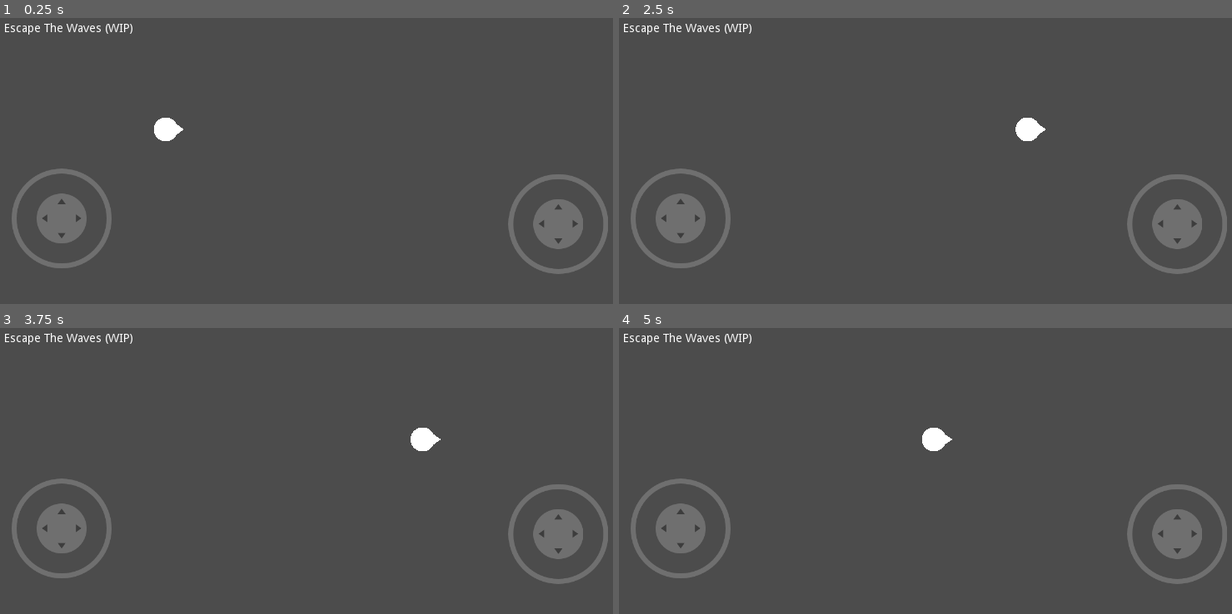
Above: before the commit, frames 1-4 (two rows, left to right).
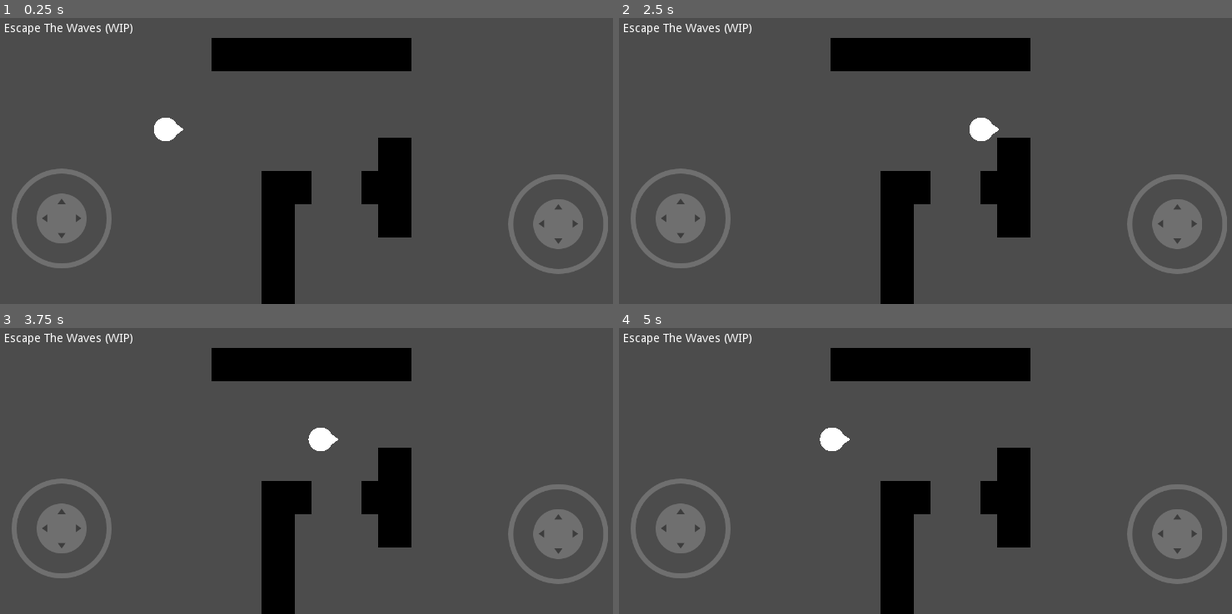
Above: after the commit, the same moments.

Repository: EmilienLeroy/EscapeTheWave
Game: Godot game, scene res://main.tscn
Two runs of this game, one before a commit and one after it. Both use one fixed random seed, a clock stepped at 60 frames per second and the inputs below.
Inputs (mouse positions are in pixels of both pictures, inside the frame that each line leads up to):
- Up to frame 1 (0.25 s): no input
- Up to frame 2 (2.5 s): tap Enter at 0.5 s; move the mouse to (1078, 138) at 0.52 s; hold Right (ui_right) 0.53-1.25 s; click (1078, 138) at 0.67 s; drag from (796, 169) to (894, 215) at 1.27 s; tap Space at 2 s; move the mouse to (999, 89) at 2.02 s; hold Right (ui_right) from 2.03 s (still down)
- Up to frame 3 (3.75 s): release Right (ui_right) at 2.75 s; drag from (275, 525) to (110, 419) at 2.77 s; tap Enter at 3.5 s; move the mouse to (508, 508) at 3.52 s; hold Left (ui_left) from 3.53 s (still down)
- Up to frame 4 (5 s): release Left (ui_left) at 4.25 s; drag from (729, 419) to (833, 390) at 4.27 s

The runs differ from the first frame. In frame 1, 8.8% of the frame differs, in the area x 34-68%, y 6-100%; in frame 2, 9.4%; in frame 3, 9.4%; in frame 4, 9.4%, in the area x 32-68%, y 6-100%.

Commit message:
✨ Add wall tilemap
Also updated the player to collide with it

Diff:
--- a/entities/player/player.gd
+++ b/entities/player/player.gd
@@ -11,7 +11,7 @@
 
 func _physics_process(delta):
 	if control.left and control.left.is_pressed():
-		position += get_position_touch(control.left.get_output(), speed, delta);
+		move_and_collide(get_direction_touch(control.left.get_output(), speed, delta));
 	#
 	if move_keys_is_pressed():
 		move_and_collide(get_direction_keys(velocity, speed, delta));
@@ -23,8 +23,8 @@
 	if (control.right and control.right.is_pressed() and Engine.get_idle_frames() % shoot_interval == 0):
 		shoot();
 
-func get_position_touch(v: Vector2, s: int, d: float):
-	return v * s * d;
+func get_direction_touch(v: Vector2, s: int, d: float):
+	return v.normalized() * s * d;
 
 func get_direction_keys(v: Vector2, s: int, d: float):
 	v = Vector2();
--- /dev/null
+++ b/entities/wall/wall.tscn
@@ -0,0 +1,40 @@
+[gd_scene load_steps=4 format=2]
+
+[ext_resource path="res://assets/block.png" type="Texture" id=1]
+
+[sub_resource type="ConvexPolygonShape2D" id=1]
+points = PoolVector2Array( 20, 20, 0, 20, 0, 0, 20, 0 )
+
+[sub_resource type="TileSet" id=2]
+0/name = "block.png 0"
+0/texture = ExtResource( 1 )
+0/tex_offset = Vector2( 0, 0 )
+0/modulate = Color( 1, 1, 1, 1 )
+0/region = Rect2( 0, 0, 20, 20 )
+0/tile_mode = 0
+0/occluder_offset = Vector2( 0, 0 )
+0/navigation_offset = Vector2( 0, 0 )
+0/shape_offset = Vector2( 0, 0 )
+0/shape_transform = Transform2D( 1, 0, 0, 1, 0, 0 )
+0/shape = SubResource( 1 )
+0/shape_one_way = false
+0/shape_one_way_margin = 1.0
+0/shapes = [ {
+"autotile_coord": Vector2( 0, 0 ),
+"one_way": false,
+"one_way_margin": 1.0,
+"shape": SubResource( 1 ),
+"shape_transform": Transform2D( 1, 0, 0, 1, 0, 0 )
+} ]
+0/z_index = 0
+
+[node name="Wall" type="TileMap"]
+tile_set = SubResource( 2 )
+cell_size = Vector2( 20, 20 )
+cell_custom_transform = Transform2D( 10, 0, 0, 10, 0, 0 )
+show_collision = true
+compatibility_mode = true
+centered_textures = true
+cell_clip_uv = true
+collision_use_kinematic = true
+format = 1
--- a/main.tscn
+++ b/main.tscn
@@ -1,7 +1,8 @@
-[gd_scene load_steps=3 format=2]
+[gd_scene load_steps=4 format=2]
 
 [ext_resource path="res://entities/player/player.tscn" type="PackedScene" id=1]
 [ext_resource path="res://entities/control/control.tscn" type="PackedScene" id=2]
+[ext_resource path="res://entities/wall/wall.tscn" type="PackedScene" id=3]
 
 [node name="Main" type="Node2D"]
 
@@ -17,3 +18,6 @@
 control_path = NodePath("../Control")
 
 [node name="Control" parent="." instance=ExtResource( 2 )]
+
+[node name="Wall" parent="." instance=ExtResource( 3 )]
+tile_data = PoolIntArray( 131086, 0, 0, 131087, 0, 0, 131088, 0, 0, 131089, 0, 0, 131090, 0, 0, 131091, 0, 0, 131092, 0, 0, 131093, 0, 0, 131094, 0, 0, 131095, 0, 0, 131096, 0, 0, 131097, 0, 0, 196622, 0, 0, 196623, 0, 0, 196624, 0, 0, 196625, 0, 0, 196626, 0, 0, 196627, 0, 0, 196628, 0, 0, 196629, 0, 0, 196630, 0, 0, 196631, 0, 0, 196632, 0, 0, 196633, 0, 0, 524312, 0, 0, 524313, 0, 0, 589848, 0, 0, 589849, 0, 0, 655377, 0, 0, 655378, 0, 0, 655379, 0, 0, 655383, 0, 0, 655384, 0, 0, 655385, 0, 0, 720913, 0, 0, 720914, 0, 0, 720915, 0, 0, 720919, 0, 0, 720920, 0, 0, 720921, 0, 0, 786449, 0, 0, 786450, 0, 0, 786456, 0, 0, 786457, 0, 0, 851985, 0, 0, 851986, 0, 0, 851992, 0, 0, 851993, 0, 0, 917521, 0, 0, 917522, 0, 0, 983057, 0, 0, 983058, 0, 0, 1048593, 0, 0, 1048594, 0, 0, 1114129, 0, 0, 1114130, 0, 0 )
Binary file added: assets/block.png
